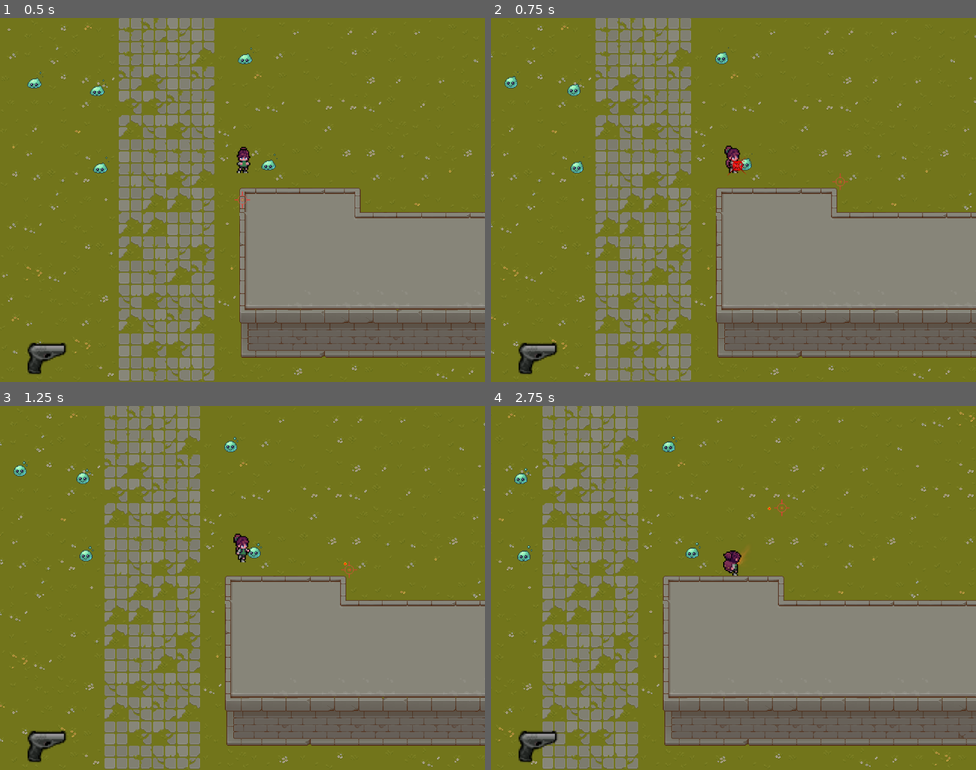
Above: before the commit, frames 1-4 (two rows, left to right).
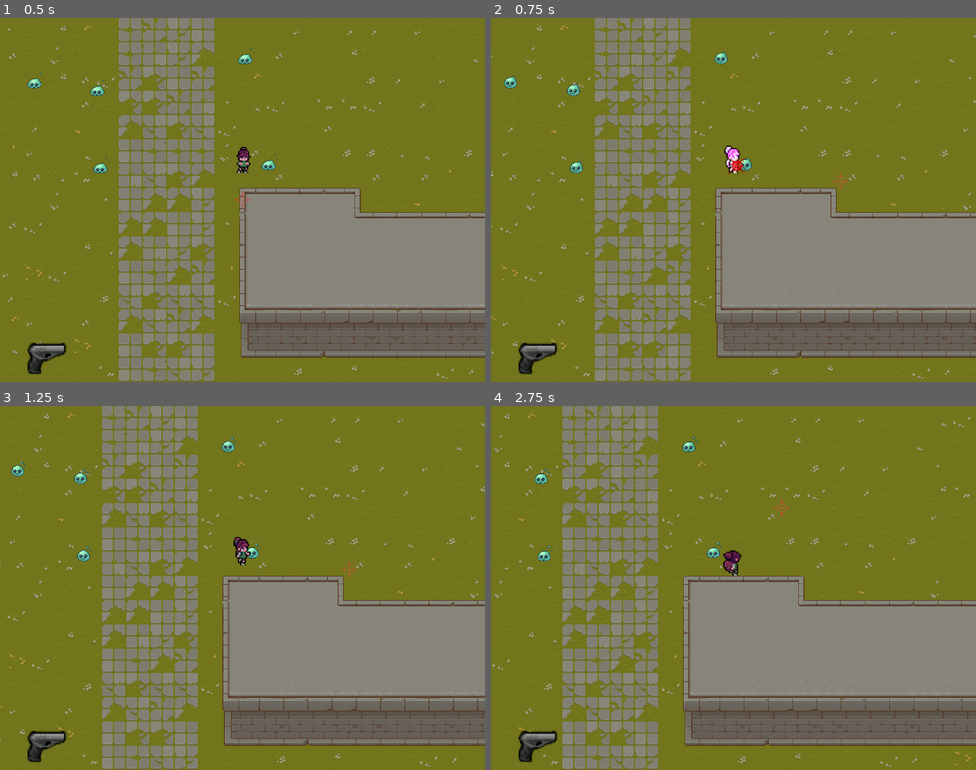
Above: after the commit, the same moments.

Repository: pinedsman/top-down-adventure
Game: Godot game, scene res://scenes/main.tscn
Same seed, same stepped clock (60 frames per second), same inputs: the game is played once before the commit and once after it.
Inputs (mouse positions are in pixels of both pictures, inside the frame that each line leads up to):
- Up to frame 1 (0.5 s): no input
- Up to frame 2 (0.75 s): tap Enter at 0.5 s; move the mouse to (840, 181) at 0.52 s; press the mouse at (840, 181) at 0.53 s; hold D (move_right) from 0.53 s (still down)
- Up to frame 3 (1.25 s): keep holding D (move_right); tap End (ui_end) at 0.8 s
- Up to frame 4 (2.75 s): move the mouse to (636, 606) at 1.27 s; release D (move_right) at 1.28 s; release the mouse at (636, 606) at 1.28 s; hold S (move_down) 1.28-2.03 s; tap End (ui_end) at 1.35, 2.3 s; click (636, 606) at 1.55 s; move the mouse to (782, 507) at 2.02 s; press the mouse at (782, 507) at 2.03 s; hold D (move_right) from 2.03 s (still down)

Frame 1 is identical in both runs. In frame 2, 4.2% of the frame differs, in the area x 0-100%, y 0-100%; in frame 3, 9.2%; in frame 4, 17%.

Commit message:
damage and death

Diff:
--- a/resources/anim_data/player_anim_data.tres
+++ b/resources/anim_data/player_anim_data.tres
@@ -112,12 +112,126 @@
 muzzle_offset = Vector2(-2, -10)
 metadata/_custom_type_script = "uid://bhs5efw3yntip"
 
-[sub_resource type="Resource" id="Resource_3b1ps"]
+[sub_resource type="Resource" id="Resource_m3uxx"]
 script = ExtResource("2_k2d22")
 state_name = "walk"
 directions = Array[ExtResource("3_pdrkw")]([SubResource("Resource_hc7tj"), SubResource("Resource_10cfx"), SubResource("Resource_wi1wx"), SubResource("Resource_ht8kj"), SubResource("Resource_8hfa5"), SubResource("Resource_x3f0g"), SubResource("Resource_ckkfd"), SubResource("Resource_a311e")])
 metadata/_custom_type_script = "uid://djcw251nrn5n6"
 
+[sub_resource type="Resource" id="Resource_k2d22"]
+script = ExtResource("3_pdrkw")
+bullet_behind_player = true
+animationIndex = "walk_up"
+muzzle_offset = Vector2(0, -10)
+metadata/_custom_type_script = "uid://bhs5efw3yntip"
+
+[sub_resource type="Resource" id="Resource_pdrkw"]
+script = ExtResource("3_pdrkw")
+bullet_behind_player = true
+animationIndex = "walk_up_right"
+muzzle_offset = Vector2(3, -10)
+metadata/_custom_type_script = "uid://bhs5efw3yntip"
+
+[sub_resource type="Resource" id="Resource_xsjwc"]
+script = ExtResource("3_pdrkw")
+animationIndex = "walk_right"
+muzzle_offset = Vector2(3, -7)
+metadata/_custom_type_script = "uid://bhs5efw3yntip"
+
+[sub_resource type="Resource" id="Resource_8bjit"]
+script = ExtResource("3_pdrkw")
+animationIndex = "walk_right"
+muzzle_offset = Vector2(3, -7)
+metadata/_custom_type_script = "uid://bhs5efw3yntip"
+
+[sub_resource type="Resource" id="Resource_ksdfw"]
+script = ExtResource("3_pdrkw")
+animationIndex = "walk_down"
+muzzle_offset = Vector2(0, -5)
+metadata/_custom_type_script = "uid://bhs5efw3yntip"
+
+[sub_resource type="Resource" id="Resource_phmjf"]
+script = ExtResource("3_pdrkw")
+animationIndex = "walk_left"
+muzzle_offset = Vector2(-2.5, -7)
+metadata/_custom_type_script = "uid://bhs5efw3yntip"
+
+[sub_resource type="Resource" id="Resource_h27rj"]
+script = ExtResource("3_pdrkw")
+animationIndex = "walk_left"
+muzzle_offset = Vector2(-2.5, -7)
+metadata/_custom_type_script = "uid://bhs5efw3yntip"
+
+[sub_resource type="Resource" id="Resource_qi4sl"]
+script = ExtResource("3_pdrkw")
+bullet_behind_player = true
+animationIndex = "walk_up_left"
+muzzle_offset = Vector2(-2, -10)
+metadata/_custom_type_script = "uid://bhs5efw3yntip"
+
+[sub_resource type="Resource" id="Resource_tco4h"]
+script = ExtResource("2_k2d22")
+state_name = "hit"
+directions = Array[ExtResource("3_pdrkw")]([SubResource("Resource_k2d22"), SubResource("Resource_pdrkw"), SubResource("Resource_xsjwc"), SubResource("Resource_8bjit"), SubResource("Resource_ksdfw"), SubResource("Resource_phmjf"), SubResource("Resource_h27rj"), SubResource("Resource_qi4sl")])
+metadata/_custom_type_script = "uid://djcw251nrn5n6"
+
+[sub_resource type="Resource" id="Resource_nim0p"]
+script = ExtResource("3_pdrkw")
+bullet_behind_player = true
+animationIndex = "death_up"
+muzzle_offset = Vector2(0, -10)
+metadata/_custom_type_script = "uid://bhs5efw3yntip"
+
+[sub_resource type="Resource" id="Resource_386sx"]
+script = ExtResource("3_pdrkw")
+bullet_behind_player = true
+animationIndex = "death_up_right"
+muzzle_offset = Vector2(3, -10)
+metadata/_custom_type_script = "uid://bhs5efw3yntip"
+
+[sub_resource type="Resource" id="Resource_71y7p"]
+script = ExtResource("3_pdrkw")
+animationIndex = "death_right"
+muzzle_offset = Vector2(3, -7)
+metadata/_custom_type_script = "uid://bhs5efw3yntip"
+
+[sub_resource type="Resource" id="Resource_c1l55"]
+script = ExtResource("3_pdrkw")
+animationIndex = "death_right"
+muzzle_offset = Vector2(3, -7)
+metadata/_custom_type_script = "uid://bhs5efw3yntip"
+
+[sub_resource type="Resource" id="Resource_1ftq7"]
+script = ExtResource("3_pdrkw")
+animationIndex = "death_down"
+muzzle_offset = Vector2(0, -5)
+metadata/_custom_type_script = "uid://bhs5efw3yntip"
+
+[sub_resource type="Resource" id="Resource_ptul3"]
+script = ExtResource("3_pdrkw")
+animationIndex = "death_left"
+muzzle_offset = Vector2(-2.5, -7)
+metadata/_custom_type_script = "uid://bhs5efw3yntip"
+
+[sub_resource type="Resource" id="Resource_2a5ki"]
+script = ExtResource("3_pdrkw")
+animationIndex = "death_left"
+muzzle_offset = Vector2(-2.5, -7)
+metadata/_custom_type_script = "uid://bhs5efw3yntip"
+
+[sub_resource type="Resource" id="Resource_3g04c"]
+script = ExtResource("3_pdrkw")
+bullet_behind_player = true
+animationIndex = "death_up_left"
+muzzle_offset = Vector2(-2, -10)
+metadata/_custom_type_script = "uid://bhs5efw3yntip"
+
+[sub_resource type="Resource" id="Resource_34xbq"]
+script = ExtResource("2_k2d22")
+state_name = "death"
+directions = Array[ExtResource("3_pdrkw")]([SubResource("Resource_nim0p"), SubResource("Resource_386sx"), SubResource("Resource_71y7p"), SubResource("Resource_c1l55"), SubResource("Resource_1ftq7"), SubResource("Resource_ptul3"), SubResource("Resource_2a5ki"), SubResource("Resource_3g04c")])
+metadata/_custom_type_script = "uid://djcw251nrn5n6"
+
 [resource]
 script = ExtResource("1_m3uxx")
-states = Array[ExtResource("2_k2d22")]([SubResource("Resource_dymrr"), SubResource("Resource_3b1ps")])
+states = Array[ExtResource("2_k2d22")]([SubResource("Resource_dymrr"), SubResource("Resource_m3uxx"), SubResource("Resource_tco4h"), SubResource("Resource_34xbq")])
--- a/resources/weapons/weapon_default.tres
+++ b/resources/weapons/weapon_default.tres
@@ -15,6 +15,7 @@
 fire_mode = 1
 fire_rate = 0.1
 bullet_speed = 800.0
+knockback_force = 10.0
 bullet_range = 300.0
 hud_icon = SubResource("AtlasTexture_tfonx")
 bullet_scene = ExtResource("1_1b1mp")
--- a/resources/weapons/weapon_slow.tres
+++ b/resources/weapons/weapon_slow.tres
@@ -15,6 +15,7 @@
 fire_mode = 1
 fire_rate = 0.5
 bullet_speed = 800.0
+knockback_force = 10.0
 bullet_range = 300.0
 hud_icon = SubResource("AtlasTexture_wsjwr")
 bullet_scene = ExtResource("1_1b1mp")
--- a/scenes/player/player.tscn
+++ b/scenes/player/player.tscn
@@ -8,6 +8,8 @@
 [ext_resource type="Resource" uid="uid://c0h63vebtpiqg" path="res://resources/weapons/weapon_default.tres" id="3_v42im"]
 [ext_resource type="Resource" uid="uid://jheygwiu804r" path="res://resources/weapons/weapon_slow.tres" id="4_je7p5"]
 [ext_resource type="Texture2D" uid="uid://dfjggm4jqbonb" path="res://assets/Characters/Temp/Walk/walk.png" id="4_npwbq"]
+[ext_resource type="AudioStream" uid="uid://bi1px5q0h0fkw" path="res://assets/Sounds/hurt.mp3" id="6_je7p5"]
+[ext_resource type="AudioStream" uid="uid://jbmf8l3laeu7" path="res://assets/Sounds/death.mp3" id="7_fm80t"]
 [ext_resource type="Shader" uid="uid://cto4s1uiaaekg" path="res://assets/laser_sight.gdshader" id="8_pn6s4"]
 [ext_resource type="Texture2D" uid="uid://u1dfsf8qt0la" path="res://assets/Art/laser.png" id="8_v42im"]
 
@@ -614,7 +616,7 @@
 "duration": 1.0,
 "texture": SubResource("AtlasTexture_rn7t0")
 }],
-"loop": true,
+"loop": false,
 "name": &"death_down",
 "speed": 8.0
 }, {
@@ -643,7 +645,7 @@
 "duration": 1.0,
 "texture": SubResource("AtlasTexture_ro0t8")
 }],
-"loop": true,
+"loop": false,
 "name": &"death_left",
 "speed": 8.0
 }, {
@@ -672,7 +674,7 @@
 "duration": 1.0,
 "texture": SubResource("AtlasTexture_geaob")
 }],
-"loop": true,
+"loop": false,
 "name": &"death_right",
 "speed": 8.0
 }, {
@@ -701,7 +703,7 @@
 "duration": 1.0,
 "texture": SubResource("AtlasTexture_a4b0l")
 }],
-"loop": true,
+"loop": false,
 "name": &"death_up",
 "speed": 8.0
 }, {
@@ -730,7 +732,7 @@
 "duration": 1.0,
 "texture": SubResource("AtlasTexture_lf4f6")
 }],
-"loop": true,
+"loop": false,
 "name": &"death_up_left",
 "speed": 8.0
 }, {
@@ -759,7 +761,7 @@
 "duration": 1.0,
 "texture": SubResource("AtlasTexture_udvyq")
 }],
-"loop": true,
+"loop": false,
 "name": &"death_up_right",
 "speed": 8.0
 }, {
@@ -1125,6 +1127,8 @@
 script = ExtResource("1_524rm")
 anim_data = ExtResource("2_npwbq")
 weapons = Array[ExtResource("3_h17s1")]([ExtResource("4_je7p5"), ExtResource("3_v42im")])
+hurt_sound = ExtResource("6_je7p5")
+death_sound = ExtResource("7_fm80t")
 
 [node name="MuzzleBehind" type="Marker2D" parent="." unique_id=983779752]
 
@@ -1133,15 +1137,14 @@
 position = Vector2(0, -13)
 scale = Vector2(1.5, 1.5)
 sprite_frames = SubResource("SpriteFrames_o8nba")
-animation = &"walk_left"
-frame_progress = 0.7443463
+animation = &"death_up_right"
 
 [node name="WallCollision" type="CollisionShape2D" parent="." unique_id=879554385]
 position = Vector2(0, -2)
 shape = SubResource("CircleShape2D_px040")
 
 [node name="Muzzle" type="Marker2D" parent="." unique_id=2131727827]
-position = Vector2(-2.5, -7)
+position = Vector2(-2, -10)
 gizmo_extents = 22.8
 
 [node name="LaserSight" type="Line2D" parent="." unique_id=1485961410]
--- a/scripts/enemy.gd
+++ b/scripts/enemy.gd
@@ -2,17 +2,35 @@
 class_name Enemy
 
 @export var max_health: float = 100.0
+@export var contact_damage: float = 10.0
+@export_range(0.0, 1.0) var knockback_scale: float = 1.0
 @export var impact_fx_data: ImpactFXData
 @export var death_sound: AudioStream
-
 var _health: float
+var _knockback_velocity: Vector2 = Vector2.ZERO
+var _flash_tween: Tween
 
 func _ready() -> void:
 	$AnimatedSprite2D.play("idle_down")
 	_health = max_health
 
-func take_damage(amount: float) -> void:
+func _physics_process(_delta: float) -> void:
+	if _knockback_velocity != Vector2.ZERO:
+		velocity = _knockback_velocity
+		_knockback_velocity = lerp(_knockback_velocity, Vector2.ZERO, 0.2)
+		if _knockback_velocity.length() < 1.0:
+			_knockback_velocity = Vector2.ZERO
+		move_and_slide()
+
+func take_damage(amount: float, knockback_direction: Vector2 = Vector2.ZERO) -> void:
 	_health -= amount
+	_knockback_velocity = knockback_direction * knockback_scale
+	var sprite := $AnimatedSprite2D as CanvasItem
+	if is_instance_valid(_flash_tween):
+		_flash_tween.kill()
+	sprite.modulate = Color(5.0, 5.0, 5.0)
+	_flash_tween = create_tween()
+	_flash_tween.tween_property(sprite, "modulate", Color.WHITE, 0.15)
 	if _health <= 0.0:
 		die()
 
--- a/scripts/player.gd
+++ b/scripts/player.gd
@@ -5,6 +5,15 @@
 @export var laser_length: float = 100
 @export var anim_data: PlayerAnimation
 @export var weapons: Array[Weapon]
+@export var max_health: float = 100.0
+@export var hurt_sound: AudioStream
+@export var death_sound: AudioStream
+@export var invulnerability_duration: float = 1.0
+@export var hit_duration: float = 0.3
+@export var knockback_force: float = 200.0
+
+signal weapon_changed(weapon: Weapon)
+signal health_changed(current: float, maximum: float)
 
 var weapon: Weapon:
 	get: return weapons[_weapon_index] if weapons.size() > 0 else null
@@ -17,14 +26,25 @@
 var facingDirection: int
 var _currentAnimEntry: AnimationEntry
 
+var _health: float
+var _is_dead: bool = false
+var _flash_tween: Tween
+var _invulnerable: bool = false
+var _invulnerable_timer: float = 0.0
+var _is_hit: bool = false
+var _hit_timer: float = 0.0
+var _knockback_velocity: Vector2 = Vector2.ZERO
+
 func _ready() -> void:
 	crosshair = get_tree().get_first_node_in_group("crosshair")
 	assert(crosshair != null, "Player requires a node in the 'crosshair' group")
 	_laser = $LaserSight
+	_health = max_health
 	InputManager.input_mode_changed.connect(_on_input_mode_changed)
 	_on_input_mode_changed(InputManager.is_gamepad)
 	_setup_camera_limits()
 	weapon_changed.emit(weapon)
+	health_changed.emit(_health, max_health)
 
 func _setup_camera_limits() -> void:
 	var ground = get_tree().get_first_node_in_group("ground_tilemap")
@@ -39,6 +59,7 @@
 	cam.limit_bottom = (rect.position.y + rect.size.y) * tile_size.y
 
 func _physics_process(delta: float) -> void:
+	_tick_hit_state(delta)
 	_update_aim()
 	_update_crosshair()
 	player_movement(delta)
@@ -47,9 +68,13 @@
 	_update_laser()
 
 func _unhandled_input(event: InputEvent) -> void:
+	if OS.is_debug_build() and event.is_action_pressed("ui_end"):  # End key
+		take_damage(10.0, Vector2.from_angle(randf() * TAU))
+		return
+
 	if event.is_action("shoot"):
 		var pressed = event.get_action_strength("shoot") > 0.5
-		if pressed and not _fire_held:
+		if pressed and not _fire_held and not _is_hit:
 			_fire_held = true
 			if weapon and weapon.fire_mode == Weapon.FireMode.SINGLE:
 				weapon.fire(_get_current_muzzle(), _aim_direction, _currentAnimEntry.bullet_behind_player)
@@ -64,7 +89,42 @@
 		_fire_held = false
 		weapon_changed.emit(weapon)
 
-signal weapon_changed(weapon: Weapon)
+func take_damage(amount: float, knockback_direction: Vector2 = Vector2.ZERO) -> void:
+	if _invulnerable:
+		return
+	_health = maxf(_health - amount, 0.0)
+	print("Player health: %.0f / %.0f" % [_health, max_health])
+	health_changed.emit(_health, max_health)
+	if _health <= 0.0:
+		die()
+		return
+	if hurt_sound:
+		AudioPool.play(hurt_sound, global_position)
+
+	_knockback_velocity = knockback_direction
+	_is_hit = true
+	_hit_timer = hit_duration
+	_invulnerable = true
+	_invulnerable_timer = invulnerability_duration
+	var sprite := $AnimatedSprite2D as CanvasItem
+	if is_instance_valid(_flash_tween):
+		_flash_tween.kill()
+	sprite.modulate = Color(5.0, 5.0, 5.0)
+	_flash_tween = create_tween()
+	_flash_tween.tween_property(sprite, "modulate", Color.WHITE, 0.15)
+
+func _tick_hit_state(delta: float) -> void:
+	if _is_hit:
+		_hit_timer -= delta
+		if _hit_timer <= 0.0:
+			_is_hit = false
+	if _invulnerable:
+		_invulnerable_timer -= delta
+		var sprite := $AnimatedSprite2D
+		sprite.visible = fmod(_invulnerable_timer * 10.0, 1.0) >= 0.5
+		if _invulnerable_timer <= 0.0:
+			_invulnerable = false
+			sprite.visible = true
 
 func _update_aim() -> void:
 	if InputManager.is_gamepad:
@@ -96,22 +156,38 @@
 		mat.set_shader_parameter("laser_length", laser_length)
 
 func _tick_weapon(delta: float) -> void:
-	if weapon == null:
+	if weapon == null or _is_hit:
 		return
 	weapon.tick(delta)
 	if _fire_held and weapon.fire_mode == Weapon.FireMode.AUTO:
 		weapon.fire(_get_current_muzzle(), _aim_direction, _currentAnimEntry.bullet_behind_player)
 
 func player_movement(_delta: float) -> void:
-	velocity = Input.get_vector("move_left", "move_right", "move_up", "move_down") * SPEED
+	if _is_hit:
+		velocity = _knockback_velocity
+		_knockback_velocity = lerp(_knockback_velocity, Vector2.ZERO, 0.2)
+	else:
+		velocity = Input.get_vector("move_left", "move_right", "move_up", "move_down") * SPEED
 	move_and_slide()
+	for i in get_slide_collision_count():
+		var collider = get_slide_collision(i).get_collider()
+		if collider is Enemy and collider.contact_damage > 0.0:
+			var knockback: Vector2 = (global_position - collider.global_position).normalized() * knockback_force
+			take_damage(collider.contact_damage, knockback)
+			break
 
 func _update_crosshair() -> void:
 	crosshair.position = get_viewport().get_mouse_position()
 
 func player_animation(_delta: float) -> void:
-	var anim = $AnimatedSprite2D
-	var state = "walk" if velocity.length() > 0.01 else "idle"
+	if _is_dead:
+		return
+	var anim := $AnimatedSprite2D
+	var state: String
+	if _is_hit and anim_data.has_state("hit"):
+		state = "hit"
+	else:
+		state = "walk" if velocity.length() > 0.01 else "idle"
 	facingDirection = PlayerAnimation.direction_to_index(_aim_direction)
 
 	_currentAnimEntry = anim_data.get_entry(state, facingDirection)
@@ -125,6 +201,20 @@
 			_laser.reparent(target_muzzle)
 			_laser.position = Vector2.ZERO
 
+func die() -> void:
+	_is_dead = true
+	set_physics_process(false)
+	set_process_unhandled_input(false)
+	$WallCollision.set_deferred("disabled", true)
+	if death_sound:
+		AudioPool.play(death_sound, global_position)
+	if anim_data.has_state("death"):
+		var entry := anim_data.get_entry("death", facingDirection)
+		if entry:
+			var anim := $AnimatedSprite2D
+			anim.flip_h = entry.flip
+			anim.play(entry.animationIndex)
+
 func _get_current_muzzle() -> Marker2D:
 	assert(_currentAnimEntry != null, "Player: no AnimationEntry for current state/direction — check anim_data is fully populated")
 	return $MuzzleBehind if _currentAnimEntry.bullet_behind_player else $Muzzle
--- a/scripts/player_animation.gd
+++ b/scripts/player_animation.gd
@@ -24,6 +24,11 @@
 		"PlayerAnimation: state '%s' has no entry for direction %d" % [state_name, direction])
 	return state.directions[direction]
 
+func has_state(state_name: String) -> bool:
+	if _cache.is_empty() and not states.is_empty():
+		_rebuild_cache()
+	return _cache.has(state_name)
+
 func get_entry_for_state(state_name: String) -> AnimationEntry:
 	for state in states:
 		if state.state_name == state_name:
--- a/scripts/weapons/bullet.gd
+++ b/scripts/weapons/bullet.gd
@@ -9,6 +9,7 @@
 
 var direction: Vector2 = Vector2.RIGHT
 var damage: float = 10.0
+var knockback_force: float = 0.0
 var range: float = 0.0  # 0 = infinite
 var range_fx: ImpactFXData = null
 var owner_node: Node = null:
@@ -91,7 +92,7 @@
 	if body == owner_node:
 		return
 	if body.has_method("take_damage"):
-		body.take_damage(damage)
+		body.take_damage(damage, direction * knockback_force)
 	if debug: DebugDraw.add_circle(impact_pos, 2, Color.GREEN)
 	_spawn_impact(_get_impact_data(body, impact_pos, impact_normal), impact_pos)
 	queue_free()
--- a/scripts/weapons/weapon.gd
+++ b/scripts/weapons/weapon.gd
@@ -7,6 +7,7 @@
 @export var fire_rate: float = 0.2  # seconds between shots
 @export var damage: float = 10.0
 @export var bullet_speed: float = 400.0
+@export var knockback_force: float = 150.0
 @export var bullet_range: float = 0.0  # world units; 0 = infinite
 @export var bullet_range_fx: ImpactFXData
 @export var hud_icon: Texture2D
@@ -58,6 +59,7 @@
 	bullet.direction = direction
 	bullet.damage = damage
 	bullet.speed = bullet_speed
+	bullet.knockback_force = knockback_force
 	bullet.range = bullet_range
 	bullet.range_fx = bullet_range_fx
 	bullet.owner_node = muzzle.get_parent()
Not shown, added: assets/Sounds/death.mp3.import
Not shown, added: assets/Sounds/hurt.mp3.import
Not shown, added: assets/Sounds/death.mp3
Not shown, added: assets/Sounds/hurt.mp3
